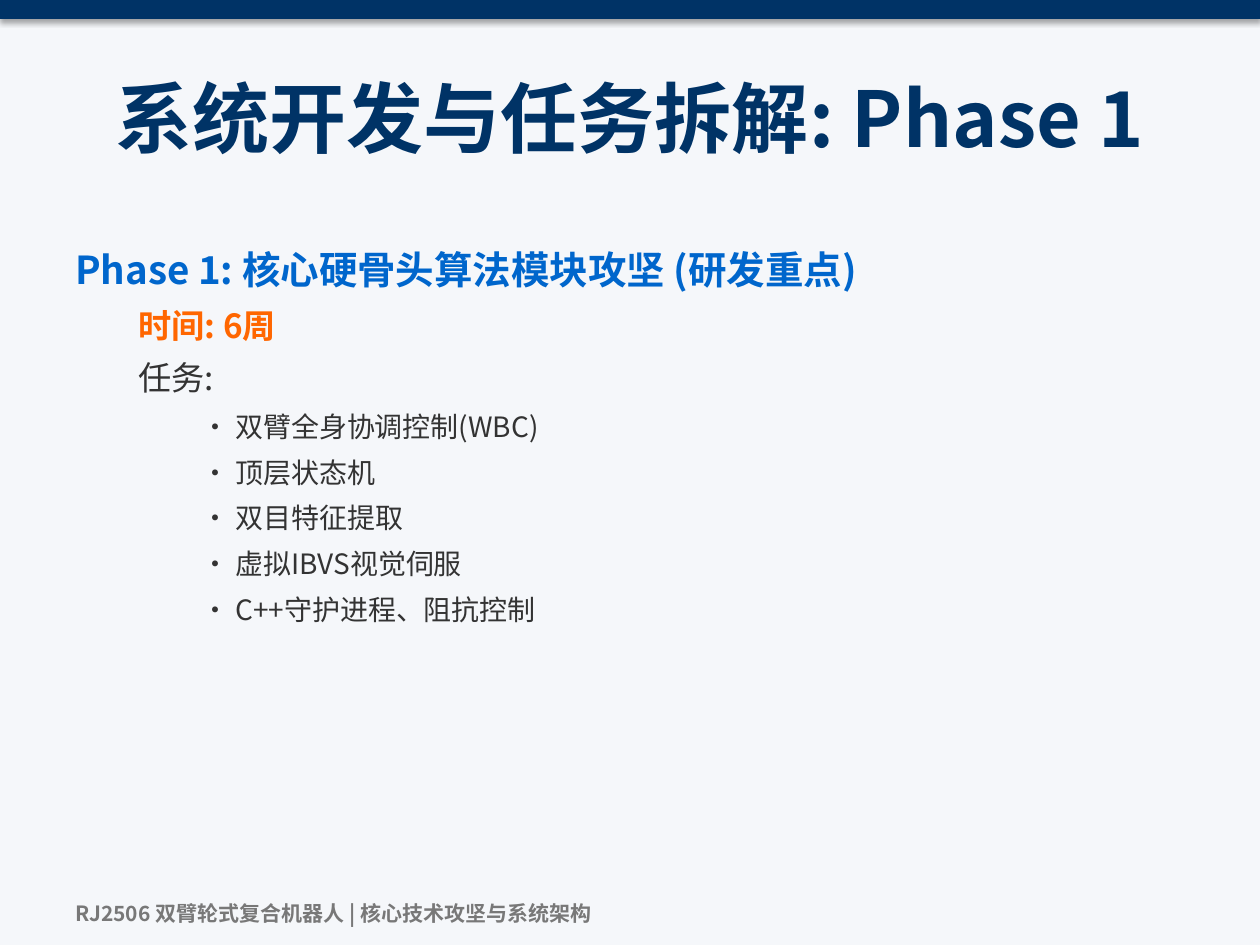
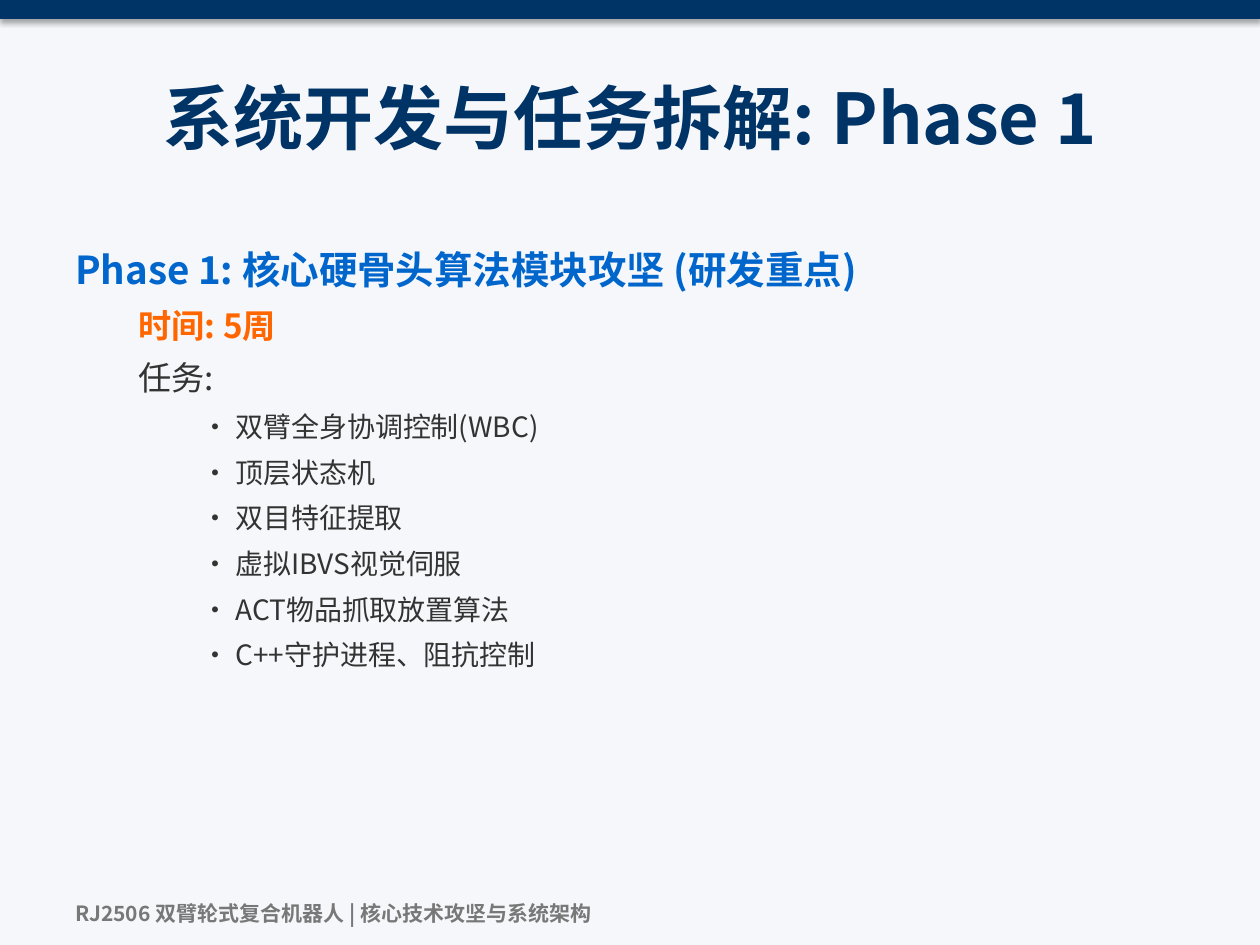
Before and after one commit to lynphoenix/rj2506_core_system, a slide deck: slide 11 of docs/RJ2506_Architecture_V3.pptx (slide 9 before the commit). Drawn at 1260x945 pixels with LibreOffice and Linux fonts; fonts in the diff are those of the drawing. Boxes give left, top, right and bottom in pixels: in the first picture for what was removed or moved away, otherwise in the second. Text is boxed around its words. In the diff, an @@ line names an element or a change of style, - is before the commit and + after.

```diff
--- a/docs/RJ2506_Architecture_V3.pptx
+++ b/docs/RJ2506_Architecture_V3.pptx
@@ title "系统开发与任务拆解: Phase 1" at (163,84,1096,151): size 44 to 40 pt @@
@@ text at (138,310,276,341): text changed @@
-  时间: 6周
+  时间: 5周
@@ text at (236,596,510,623): paragraph added @@
+    • ACT物品抓取放置算法
```
Also in this commit, not shown: 9 other slides changed, 3 slides added, 1 slide removed, 10 other files.
